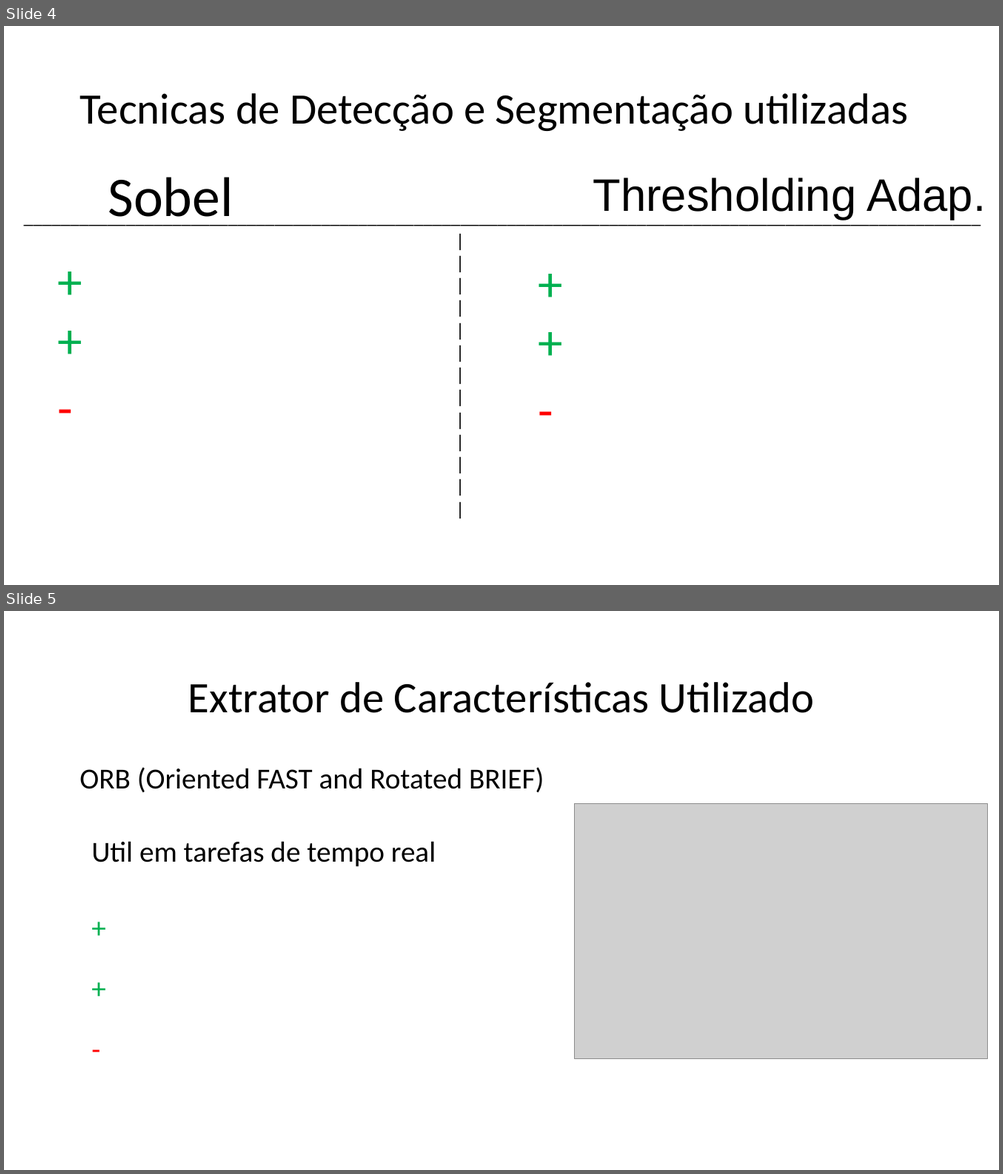
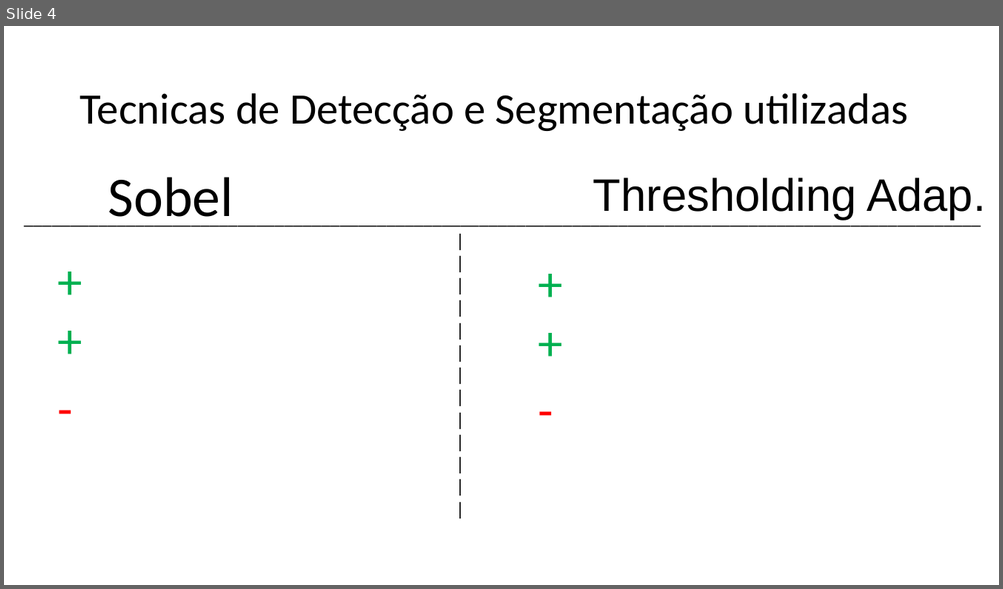
Before and after one commit to WilliamFelipeCosc/TrabalhoVisCompA1, a slide deck: Projeto Integrado de Visão Computacional e Inteligência Artificial 1.pptx. Shown one above the other, each under a label of ours: slides 4 and 5 before the commit, slide 4 after it. The pictures are 1003x1174 and 1003x589 pixels, drawn with LibreOffice and Linux fonts; fonts in the diff are those of the drawing; grey boxes stand for pictures. Boxes give left, top, right and bottom in pixels: in the first picture for what was removed or moved away, otherwise in the second. Text is boxed around its words. In the diff, an @@ line names an element or a change of style, - is before the commit and + after.

```diff
--- a/Projeto Integrado de Visão Computacional e Inteligência Artificial 1.pptx
+++ b/Projeto Integrado de Visão Computacional e Inteligência Artificial 1.pptx
@@ slide 5 removed at bbox=[4, 611, 999, 1170], background #FFFFFF @@
@@ title removed at bbox=[188, 682, 814, 713] @@
-Extrator de Características Utilizado
@@ text removed at bbox=[79, 767, 543, 793] @@
-ORB (Oriented FAST and Rotated BRIEF)
@@ picture removed at bbox=[575, 804, 987, 1059] @@
@@ text removed at bbox=[91, 841, 435, 867] @@
-Util em tarefas de tempo real
@@ text removed at bbox=[84, 909, 574, 954] @@
-+
@@ text removed at bbox=[84, 971, 574, 1014] @@
-+
@@ text removed at bbox=[84, 1031, 574, 1075] @@
--
```
Also in this commit, not shown: 2 slides changed, 2 slides added, 3 other files.
